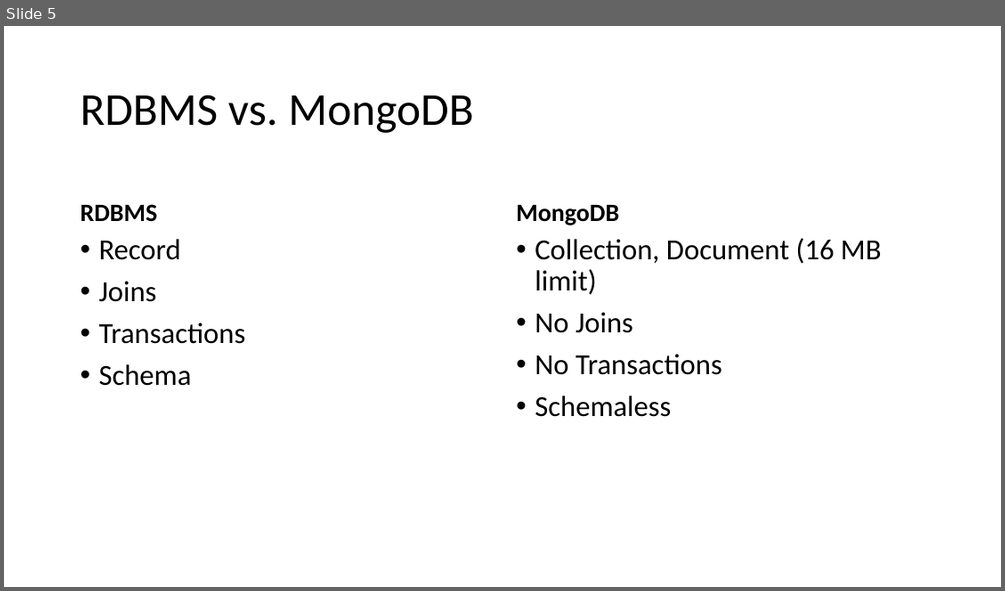
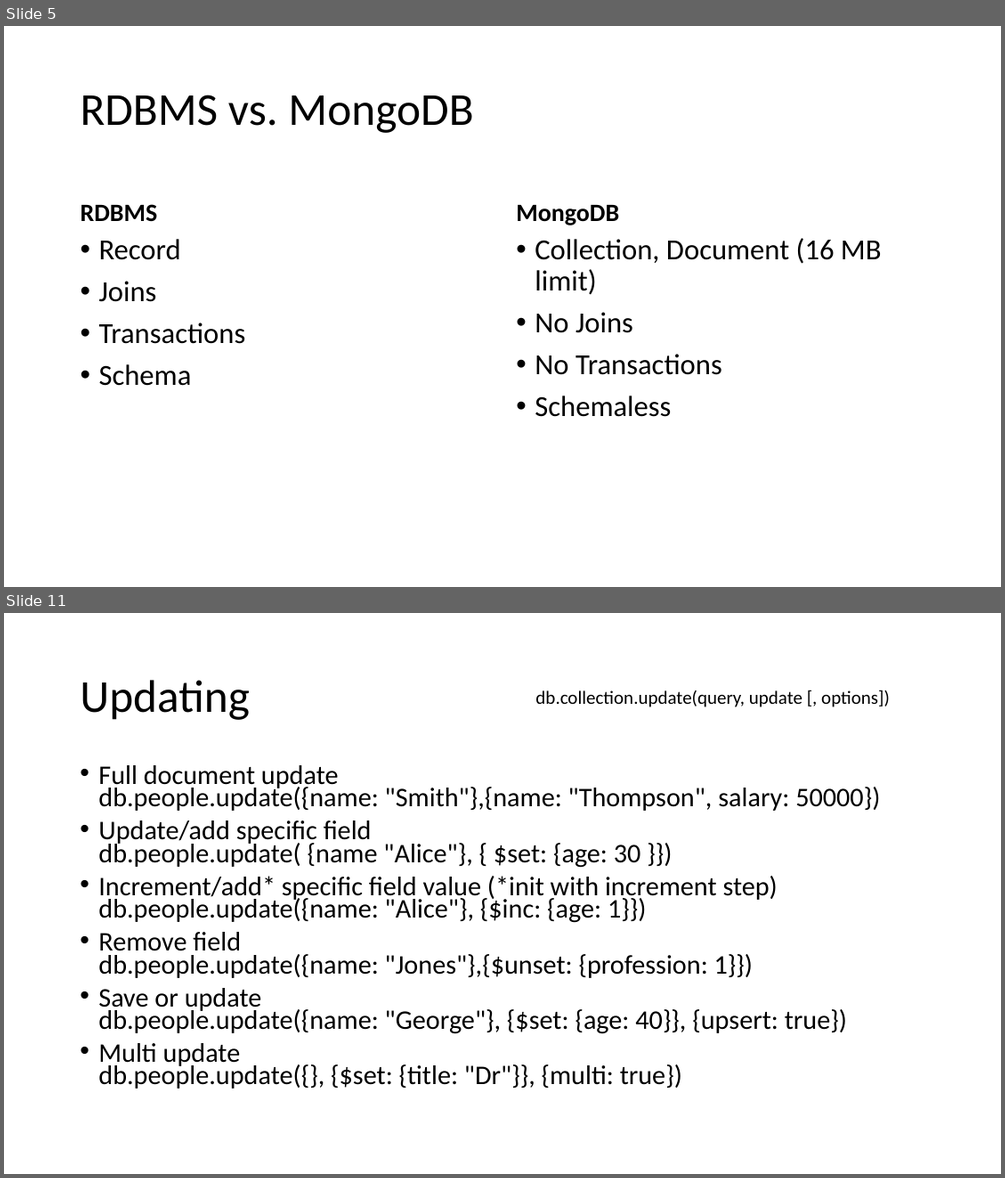
Before and after one commit to tiefenauer/m101j, a slide deck: m101j.pptx. Shown one above the other, each under a label of ours: slide 5 before the commit, slides 5 and 11 after it; the slides between them are not shown. The pictures are 1005x591 and 1005x1178 pixels, drawn with LibreOffice and Linux fonts; fonts in the diff are those of the drawing. Boxes give left, top, right and bottom in pixels: in the first picture for what was removed or moved away, otherwise in the second. Text is boxed around its words. In the diff, an @@ line names an element or a change of style, - is before the commit and + after.

```diff
--- a/m101j.pptx
+++ b/m101j.pptx
@@ slide 11 added at box(4, 613, 1001, 1174), background #FFFFFF @@
@@ title added at box(80, 680, 250, 720), 44 pt, text #000000 @@
+Updating
@@ text added at box(535, 690, 890, 707), 18 pt, text #000000 @@
+db.collection.update(query, update [, options])
@@ text added at box(98, 765, 880, 1088), 25.9 pt, text #000000 @@
+• Full document update
+  db.people.update({name: "Smith"},{name: "Thompson", salary: 50000})
+• Update/add specific field
+  db.people.update( {name "Alice"}, { $set: {age: 30 }})
+• Increment/add* specific field value (*init with increment step)
+  db.people.update({name: "Alice"}, {$inc: {age: 1}})
+• Remove field
+  db.people.update({name: "Jones"},{$unset: {profession: 1}})
+• Save or update
+  db.people.update({name: "George"}, {$set: {age: 40}}, {upsert: true})
+• Multi update
+  db.people.update({}, {$set: {title: "Dr"}}, {multi: true})
```
Also in this commit, not shown: 17 other slides added.
